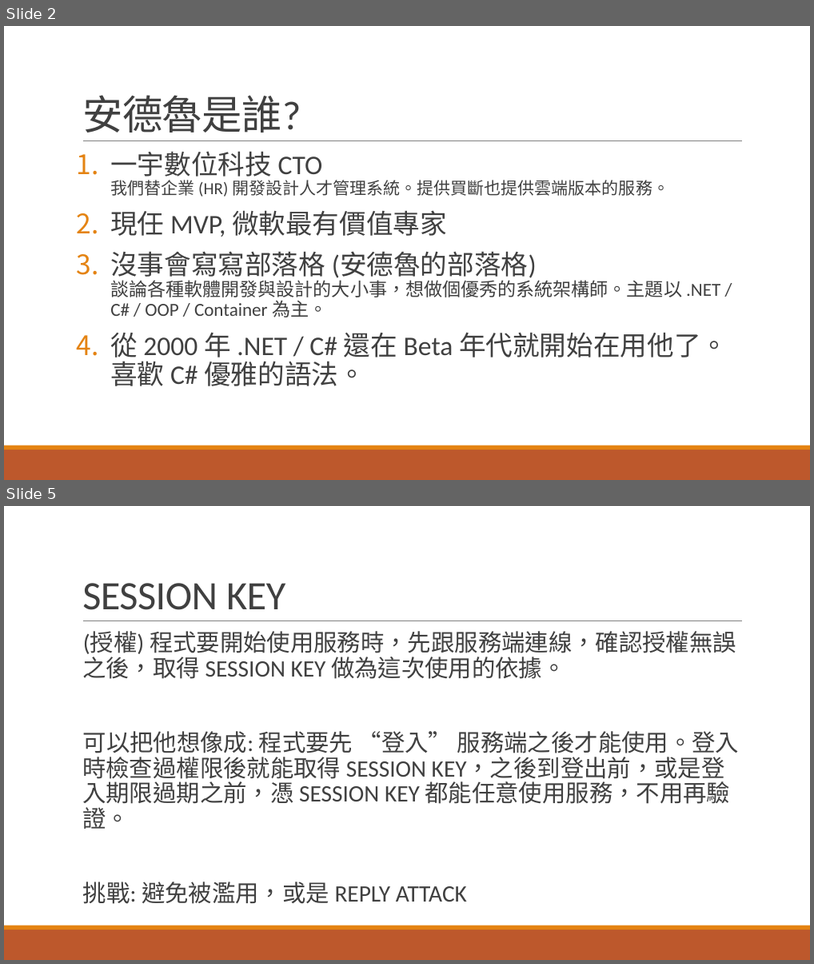
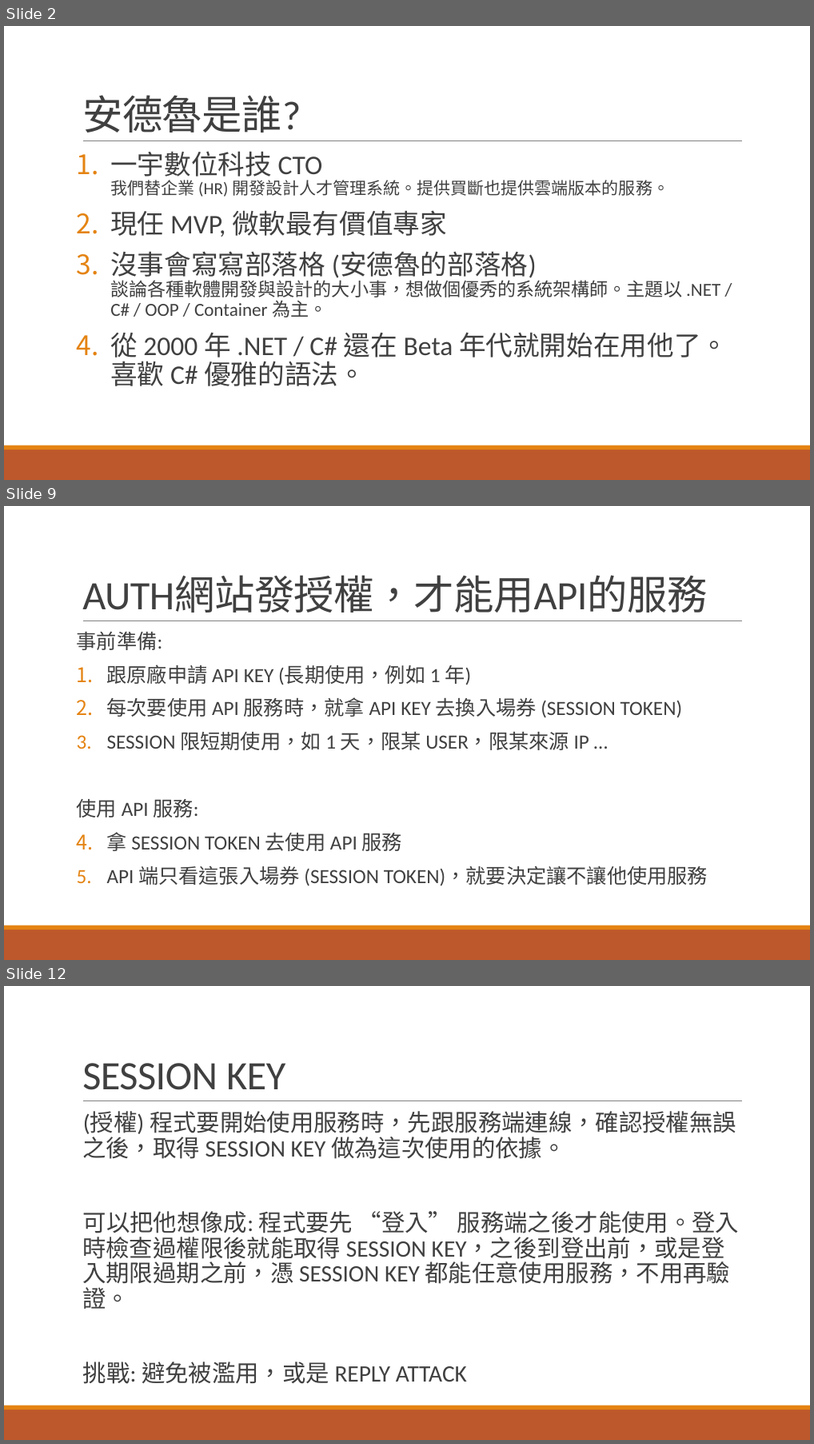
Before and after one commit to andrew0928/MeetUp.ApiTokenDemo, a slide deck: APITOKEN-DEMO.pptx. Shown one above the other, each under a label of ours: slides 2 and 5 before the commit, slides 2, 9 and 12 after it; the slides between them are not shown. The pictures are 814x964 and 814x1444 pixels, drawn with LibreOffice and Linux fonts; fonts in the diff are those of the drawing. Boxes give left, top, right and bottom in pixels: in the first picture for what was removed or moved away, otherwise in the second. Text is boxed around its words. In the diff, an @@ line names an element or a change of style, - is before the commit and + after.

Commit message:
add: user ip check publish API / AUTH to Azure - move key to ~/App_Data/ - update xml doc path

```diff
--- a/APITOKEN-DEMO.pptx
+++ b/APITOKEN-DEMO.pptx
@@ slide 9 added at <box>4,506,810,960</box>, background #FFFFFF; not listed: 3 template elements that a slide beside it also shows @@
@@ title added at <box>82,576,707,612</box>, 48 pt, text #404040 @@
+AUTH網站發授權，才能用API的服務
@@ text added at <box>77,632,708,886</box>, 24 pt, text #404040 @@
+事前準備:
+1. 跟原廠申請 API KEY (長期使用，例如 1 年)
+2. 每次要使用 API 服務時，就拿 API KEY 去換入場券 (SESSION TOKEN)
+3. SESSION 限短期使用，如 1 天，限某 USER，限某來源 IP …
+使用 API 服務:
+1. 拿 SESSION TOKEN 去使用 API 服務
+2. API 端只看這張入場券 (SESSION TOKEN)，就要決定讓不讓他使用服務
@@ what was slide 5 is now slide 12 @@
```
Also in this commit, not shown: 7 slides changed, 3 other slides added, 1 slide removed, 13 other files.
